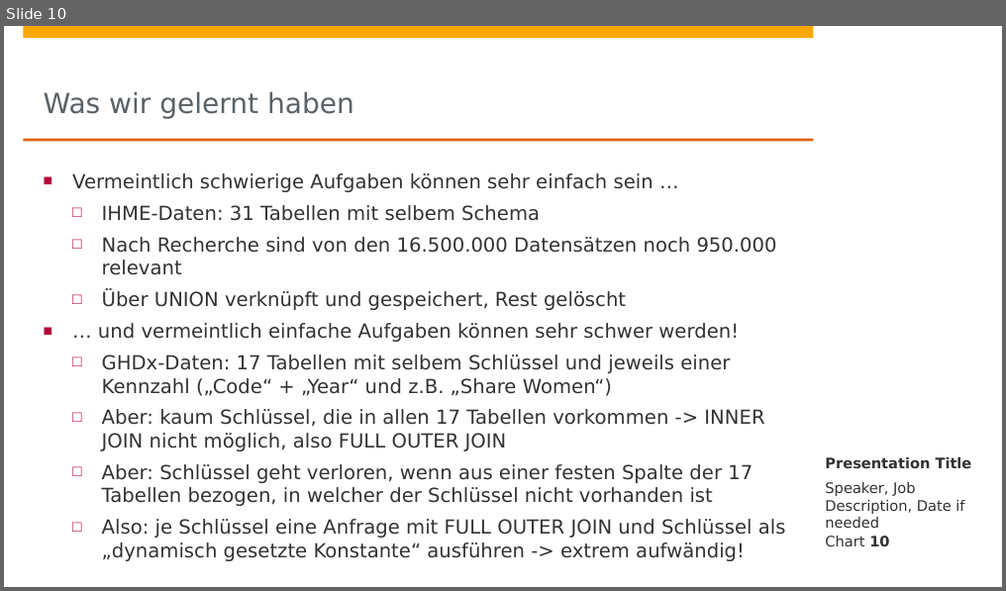
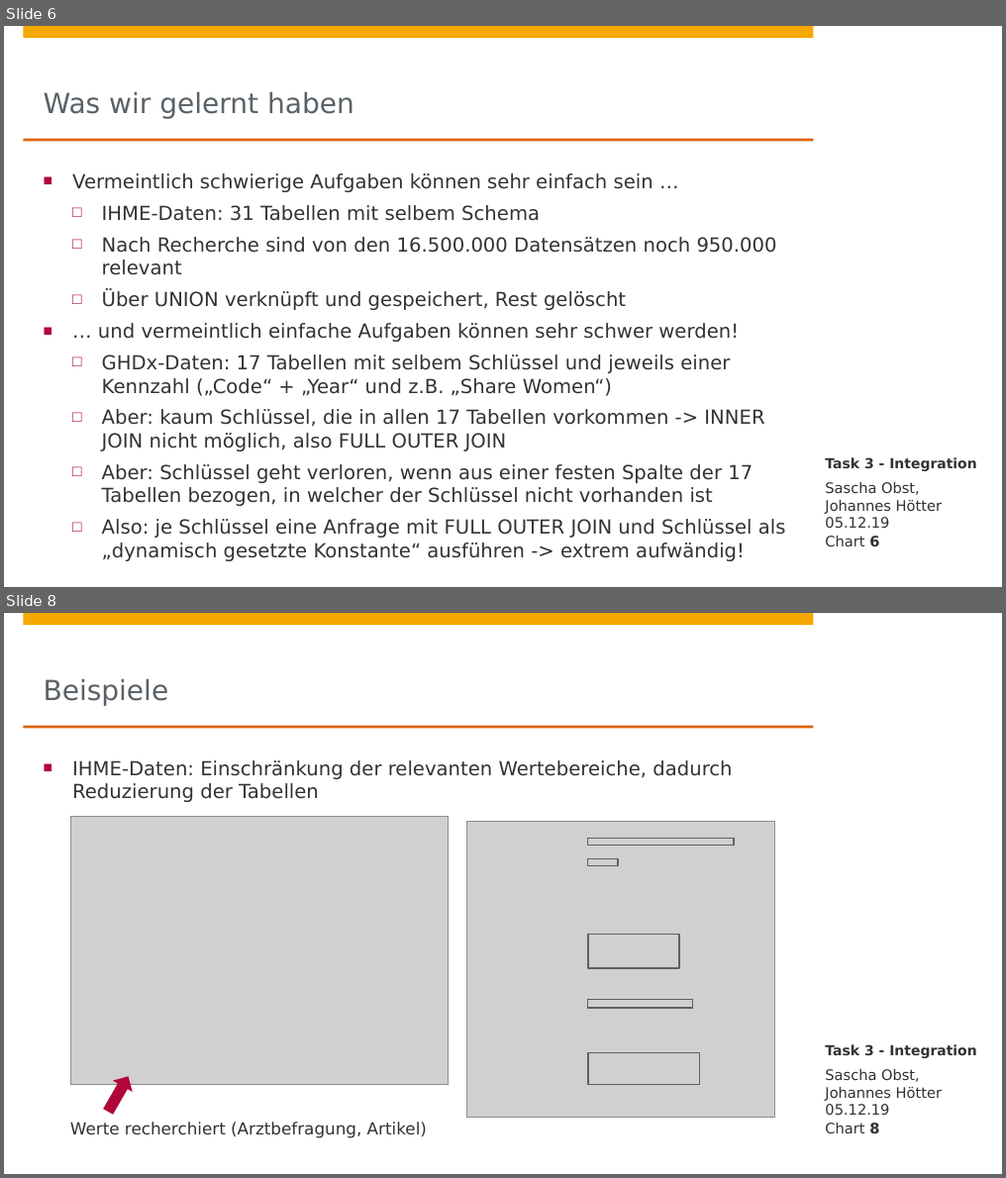
Before and after one commit to johanneshoetter/Health-Data-Integration, a slide deck: presentations/integration.pptx. Shown one above the other, each under a label of ours: slide 10 before the commit, slides 6 and 8 after it; the slides between them are not shown. The pictures are 1006x591 and 1006x1178 pixels, drawn with LibreOffice and Linux fonts; fonts in the diff are those of the drawing; grey boxes stand for pictures; background and template pictures are left out. Boxes give left, top, right and bottom in pixels: in the first picture for what was removed or moved away, otherwise in the second. Text is boxed around its words. In the diff, an @@ line names an element or a change of style, - is before the commit and + after.

Commit message:
Updated presentation integration.pptx

```diff
--- a/presentations/integration.pptx
+++ b/presentations/integration.pptx
@@ slide 8 added at [4,613,1002,1174], background #FFFFFF; not listed: 4 template elements that a slide beside it also shows @@
@@ title added at [44,678,169,706], 20 pt, text #5A6166 @@
+Beispiele
@@ text added at [72,761,732,802], 14 pt, text #323232 @@
+■ IHME-Daten: Einschränkung der relevanten Wertebereiche, dadurch Reduzierung der Tabellen
@@ picture added at [71,817,449,1085] @@
@@ group added at [467,822,774,1118]: 5 rectangles, 1 picture @@
@@ text added at [825,1045,977,1059], 10 pt, text #323232, bold @@
+Task 3 - Integration
@@ down arrow added at [98,1071,139,1118], fill #B1063A @@
@@ text added at [825,1069,942,1115], 10.5 pt, text #323232 @@
+Sascha Obst,
+Johannes Hötter
+05.12.19
@@ text added at [70,1122,427,1139], 12 pt, text #323232 @@
+Werte recherchiert (Arztbefragung, Artikel)
@@ page number added at [825,1123,879,1135], 10.5 pt, text #323232 @@
+Chart 8
@@ what was slide 10 is now slide 6 @@
@@ slide 6 changed as well @@
@@ text at [825,458,977,472]: text changed; size 10.5 to 10 pt @@
-Presentation Title
+Task 3 - Integration
@@ text at [825,482,942,528]: text changed @@
-Speaker, Job Description, Date if needed
+Sascha Obst,
+Johannes Hötter
+05.12.19
@@ page number at [825,536,879,548]: text changed @@
-Chart 10
+Chart 6
```
Also in this commit, not shown: 8 other slides changed, 5 other slides added, 6 slides removed, 1 other file.
